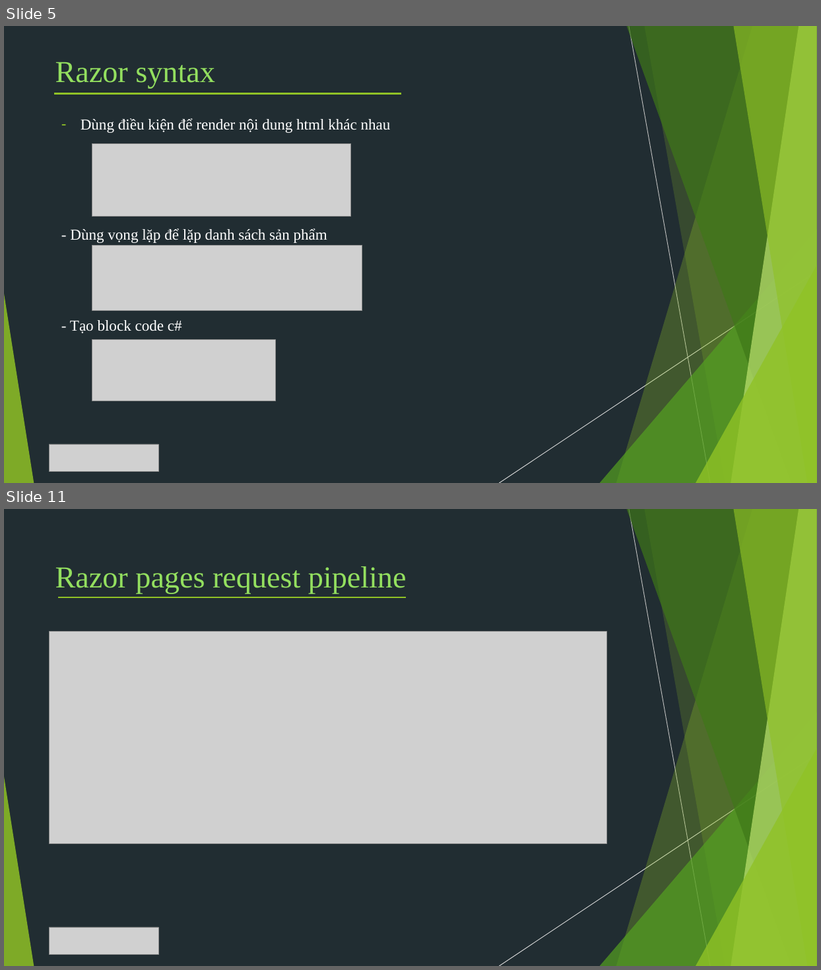
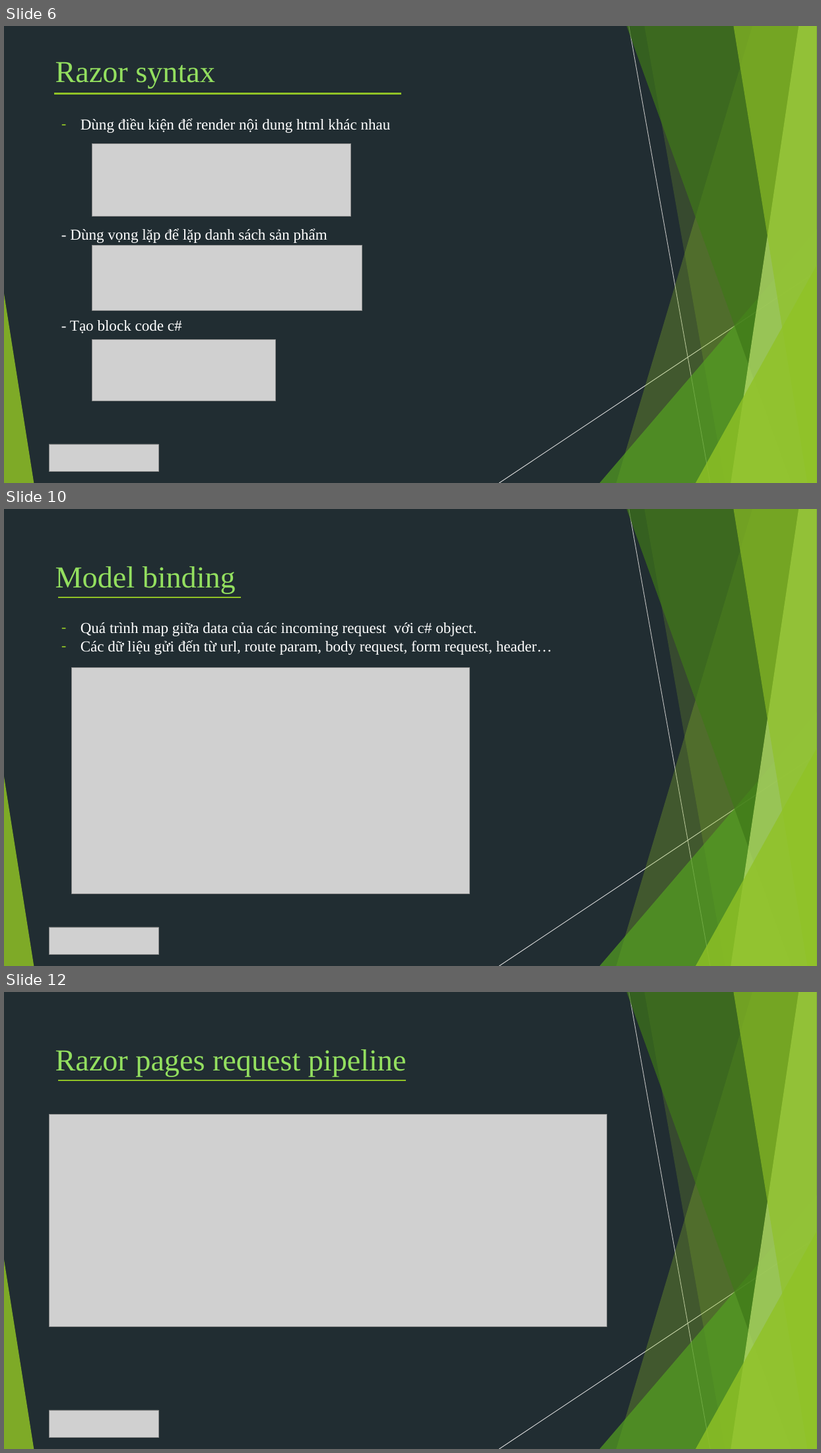
Before and after one commit to TechMarDay/RazorPage, a slide deck: Razor pages.pptx. Shown one above the other, each under a label of ours: slides 5 and 11 before the commit, slides 6, 10 and 12 after it; the slides between them are not shown. The pictures are 821x970 and 821x1453 pixels, drawn with LibreOffice and Linux fonts; fonts in the diff are those of the drawing; grey boxes stand for pictures. Boxes give left, top, right and bottom in pixels: in the first picture for what was removed or moved away, otherwise in the second. Text is boxed around its words. In the diff, an @@ line names an element or a change of style, - is before the commit and + after.

```diff
--- a/Razor pages.pptx
+++ b/Razor pages.pptx
@@ slide 10 added at [4,509,817,966], background #212D32; not listed: 10 template elements that a slide beside it also shows @@
@@ text added at [55,566,236,593], 36 pt, text #93DF5F @@
+Model binding
@@ line added from (58, 597) to (242, 597), #90C226 2 pt @@
@@ text added at [81,623,552,655], 18 pt, text #FFFFFF @@
+– Quá trình map giữa data của các incoming request với c# object.
+– Các dữ liệu gửi đến từ url, route param, body request, form request, header…
@@ picture added at [72,667,470,894] @@
@@ picture added at [49,927,158,955] @@
@@ what was slide 5 is now slide 6 @@
@@ what was slide 11 is now slide 12 @@
```
Also in this commit, not shown: 17 slides changed, 3 other slides added, 3 slides removed.
